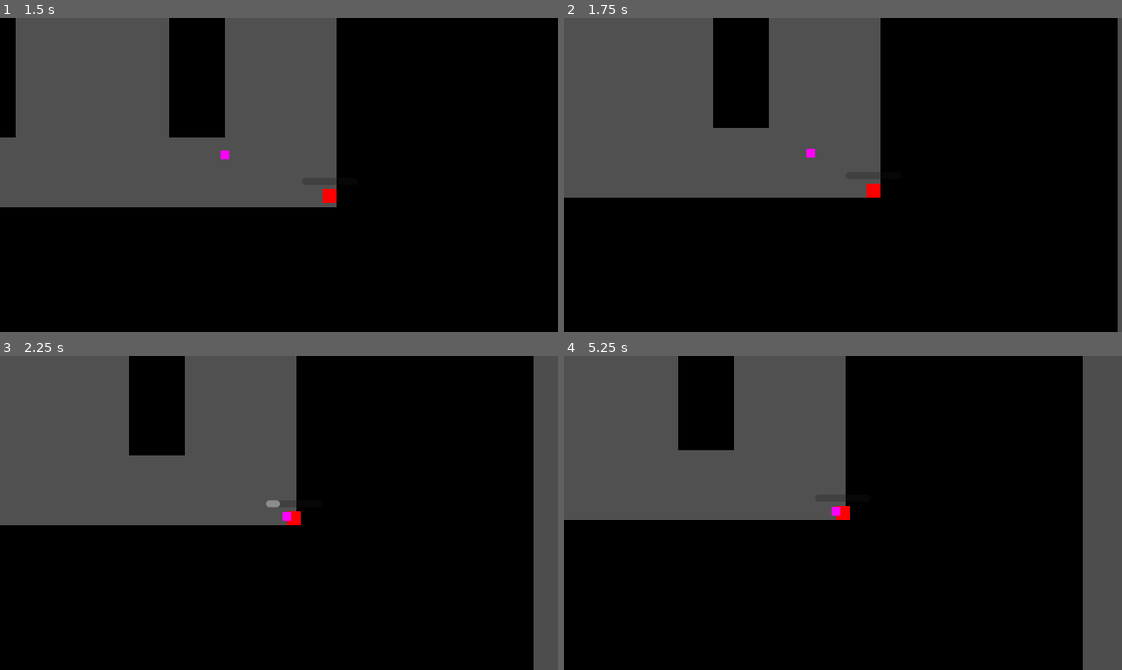
Above: before the commit, frames 1-4 (two rows, left to right).
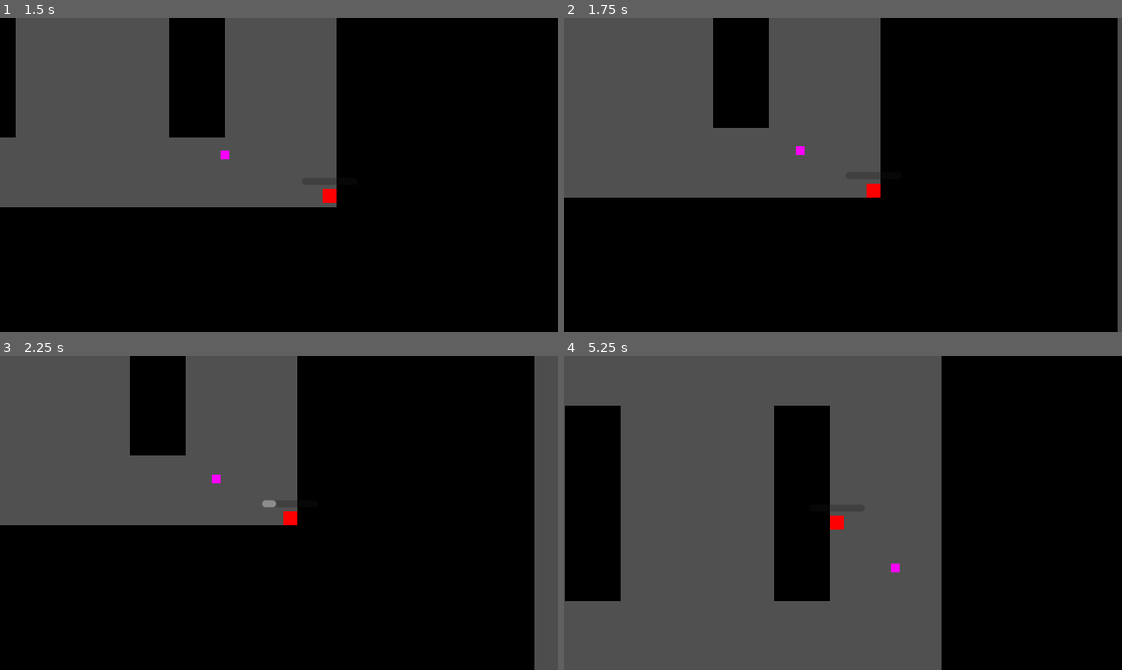
Above: after the commit, the same moments.

Repository: IanLum/square-game
Game: Godot game, scene res://src/main.tscn
The game is run twice, just before and just after one commit, with the same random seed, the same clock (stepped at 60 frames per second) and the same inputs.
Inputs (mouse positions are in pixels of both pictures, inside the frame that each line leads up to):
- Up to frame 1 (1.5 s): move the mouse to (401, 159) at 0.52 s; press the mouse at (401, 159) at 0.53 s; hold D (right) 0.53-1.28 s; move the mouse to (167, 190) at 1.27 s; release the mouse at (167, 190) at 1.28 s; hold S (down) from 1.28 s (still down); click (167, 190) at 1.35 s
- Up to frame 2 (1.75 s): keep holding S (down)
- Up to frame 3 (2.25 s): move the mouse to (334, 443) at 2.02 s; release S (down) at 2.03 s; hold D (right) from 2.03 s (still down); hold Space (utility) from 2.03 s (still down)
- Up to frame 4 (5.25 s): click (898, 443) at 2.3 s; move the mouse to (815, 575) at 2.77 s; release D (right) at 2.78 s; release Space (utility) at 2.78 s; hold W (up) 2.78-3.53 s; click (815, 575) at 2.85 s; move the mouse to (1010, 560) at 3.52 s; press the mouse at (1010, 560) at 3.53 s; hold A (left) 3.53-5.03 s; move the mouse to (675, 465) at 4.27 s; release the mouse at (675, 465) at 4.28 s; tap Space (utility) at 4.35 s; click (675, 465) at 4.55 s; move the mouse to (870, 513) at 5.02 s; press the mouse at (870, 513) at 5.03 s; hold S (down) from 5.03 s (still down)

Frame 1 is identical in both runs. In frame 2, less than 0.1% of the frame differs, in the area x 41-45%, y 40-45%; in frame 3, 0.5%; in frame 4, 54%, in the area x 0-100%, y 0-100%.

Commit message:
simple attack structure

Diff:
--- a/src/abstract_base_classes/enemy.gd
+++ b/src/abstract_base_classes/enemy.gd
@@ -4,22 +4,27 @@
 @export var SPEED = 200
 
 @onready var nav_agent: NavigationAgent2D = $NavigationAgent2D
-@onready var re_nav_timer: Timer = $NavigationAgent2D/ReNavTimer
+@onready var re_nav_timer: Timer = $NavigationAgent2D/Timer
+@onready var attack_radius: Area2D = $AttackRadius
 @onready var player: CharacterBody2D = get_tree().current_scene.get_node("player")
 
 func _ready():
 	re_nav_timer.timeout.connect(find_path)
-	re_nav_timer.start()
 	find_path()
 
 
 func _physics_process(_delta):
-	if nav_agent.is_navigation_finished():
-		return
-	var direction = to_local(nav_agent.get_next_path_position()).normalized()
-	velocity = direction * SPEED
-	move_and_slide()
+	if !attack_radius.get_overlapping_bodies().is_empty():
+		attack()
+	else:
+		var direction = to_local(nav_agent.get_next_path_position()).normalized()
+		velocity = direction * SPEED
+		move_and_slide()
 
 
 func find_path():
 	nav_agent.target_position = player.global_position
+
+
+func attack():
+	pass
--- a/src/enemies/runner.tscn
+++ b/src/enemies/runner.tscn
@@ -1,9 +1,12 @@
-[gd_scene load_steps=3 format=3 uid="uid://d1peiul00opbi"]
+[gd_scene load_steps=4 format=3 uid="uid://d1peiul00opbi"]
 
 [ext_resource type="Script" path="res://src/abstract_base_classes/enemy.gd" id="1_2x0h0"]
 
 [sub_resource type="CircleShape2D" id="CircleShape2D_q5nso"]
 radius = 5.0
+
+[sub_resource type="CircleShape2D" id="CircleShape2D_6rlvw"]
+radius = 87.0
 
 [node name="runner" type="CharacterBody2D"]
 motion_mode = 1
@@ -29,5 +32,13 @@
 
 [node name="NavigationAgent2D" type="NavigationAgent2D" parent="."]
 
-[node name="ReNavTimer" type="Timer" parent="NavigationAgent2D"]
+[node name="Timer" type="Timer" parent="NavigationAgent2D"]
 wait_time = 0.2
+autostart = true
+
+[node name="AttackRadius" type="Area2D" parent="."]
+collision_layer = 0
+collision_mask = 2
+
+[node name="CollisionShape2D" type="CollisionShape2D" parent="AttackRadius"]
+shape = SubResource("CircleShape2D_6rlvw")
